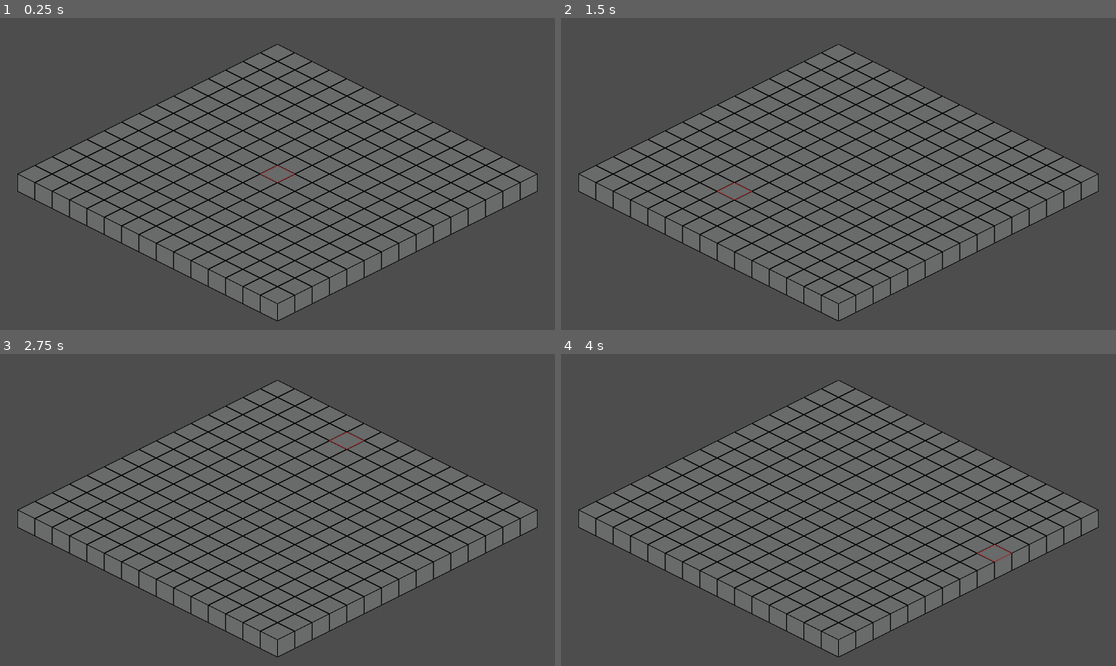
Above: before the commit, frames 1-4 (two rows, left to right).
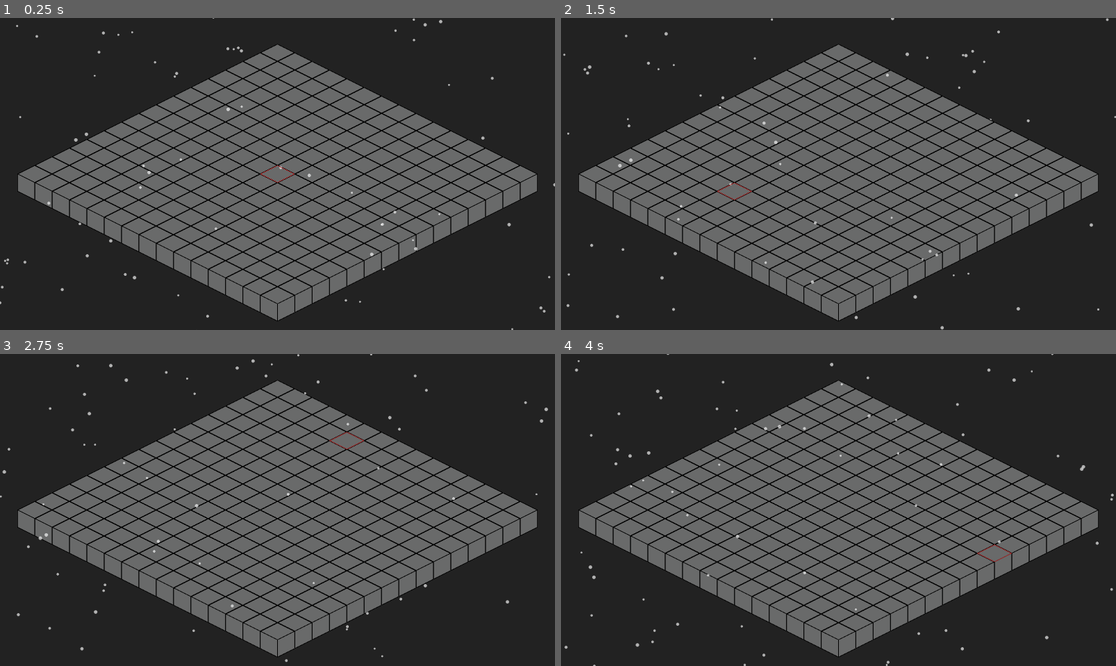
Above: after the commit, the same moments.

Repository: robert-brosh23/SpookyTowerDefense
Game: Godot game, scene res://main/main.tscn
Same seed, same stepped clock (60 frames per second), same inputs: the game is played once before the commit and once after it.
Inputs (mouse positions are in pixels of both pictures, inside the frame that each line leads up to):
- Up to frame 1 (0.25 s): no input
- Up to frame 2 (1.5 s): move the mouse to (960, 158) at 0.52 s; move the mouse to (727, 189) at 1.27 s
- Up to frame 3 (2.75 s): move the mouse to (333, 441) at 2.02 s
- Up to frame 4 (4 s): move the mouse to (810, 572) at 2.77 s; move the mouse to (1005, 556) at 3.52 s

The runs differ from the first frame. In frame 1, 56% of the frame differs, in the area x 0-100%, y 0-100%; in frame 2, 56%; in frame 3, 56%; in frame 4, 56%.

Commit message:
make snow effect

Diff:
--- a/main/main.tscn
+++ b/main/main.tscn
@@ -1,7 +1,8 @@
-[gd_scene load_steps=3 format=4 uid="uid://duhrv3k0n172j"]
+[gd_scene load_steps=4 format=4 uid="uid://duhrv3k0n172j"]
 
 [ext_resource type="Script" uid="uid://dywll2hekti2m" path="res://main/main.gd" id="1_pjrb6"]
 [ext_resource type="TileSet" uid="uid://bas52mcii2jnl" path="res://tileset/tileset.tres" id="2_xwkvk"]
+[ext_resource type="PackedScene" uid="uid://c3buy7jdemmub" path="res://visual/snow_particle_emitter/snow_particle_emitter.tscn" id="3_xwkvk"]
 
 [node name="Main" type="Node2D" node_paths=PackedStringArray("select_layer")]
 script = ExtResource("1_pjrb6")
@@ -17,3 +18,16 @@
 [node name="SelectLayer" type="TileMapLayer" parent="TileMapLayers"]
 z_index = 1
 tile_set = ExtResource("2_xwkvk")
+
+[node name="ColorRect" type="ColorRect" parent="."]
+z_index = -5
+custom_minimum_size = Vector2(1920, 1080)
+layout_direction = 4
+offset_right = 1920.0
+offset_bottom = 1080.0
+size_flags_horizontal = 3
+size_flags_vertical = 3
+color = Color(0.13319641, 0.13319641, 0.13319638, 1)
+
+[node name="SnowParticleEmitter" parent="." instance=ExtResource("3_xwkvk")]
+position = Vector2(1209, -107)
--- /dev/null
+++ b/visual/snow_particle_emitter/snow_particle_emitter.tscn
@@ -0,0 +1,37 @@
+[gd_scene load_steps=3 format=3 uid="uid://c3buy7jdemmub"]
+
+[ext_resource type="Texture2D" uid="uid://6b7buqh41jm4" path="res://sprites/snowflake.png" id="1_8rpm0"]
+
+[sub_resource type="ParticleProcessMaterial" id="ParticleProcessMaterial_ldiga"]
+emission_shape_offset = Vector3(0, 0, 10)
+emission_shape = 3
+emission_box_extents = Vector3(1500, 0, -5)
+gravity = Vector3(-100, 200, 0)
+radial_accel_min = -8.000002
+radial_accel_max = -2.2351742e-06
+scale_min = 0.79999995
+scale_max = 1.5
+color = Color(1, 1, 1, 0.6509804)
+turbulence_enabled = true
+turbulence_noise_speed_random = 0.0
+turbulence_influence_min = 0.020000001
+turbulence_influence_max = 0.080000006
+
+[node name="SnowParticleEmitter" type="Node2D"]
+
+[node name="GPUParticles2D" type="GPUParticles2D" parent="."]
+z_index = -1
+amount = 100
+texture = ExtResource("1_8rpm0")
+lifetime = 20.0
+preprocess = 30.0
+visibility_rect = Rect2(-100, -100, 200, 1000)
+process_material = SubResource("ParticleProcessMaterial_ldiga")
+
+[node name="GPUParticles2D2" type="GPUParticles2D" parent="."]
+amount = 200
+texture = ExtResource("1_8rpm0")
+lifetime = 20.0
+preprocess = 30.0
+visibility_rect = Rect2(-100, -100, 200, 1000)
+process_material = SubResource("ParticleProcessMaterial_ldiga")
Binary file added: sprites/snowflake.png
Not shown, added: sprites/snowflake.png.import
